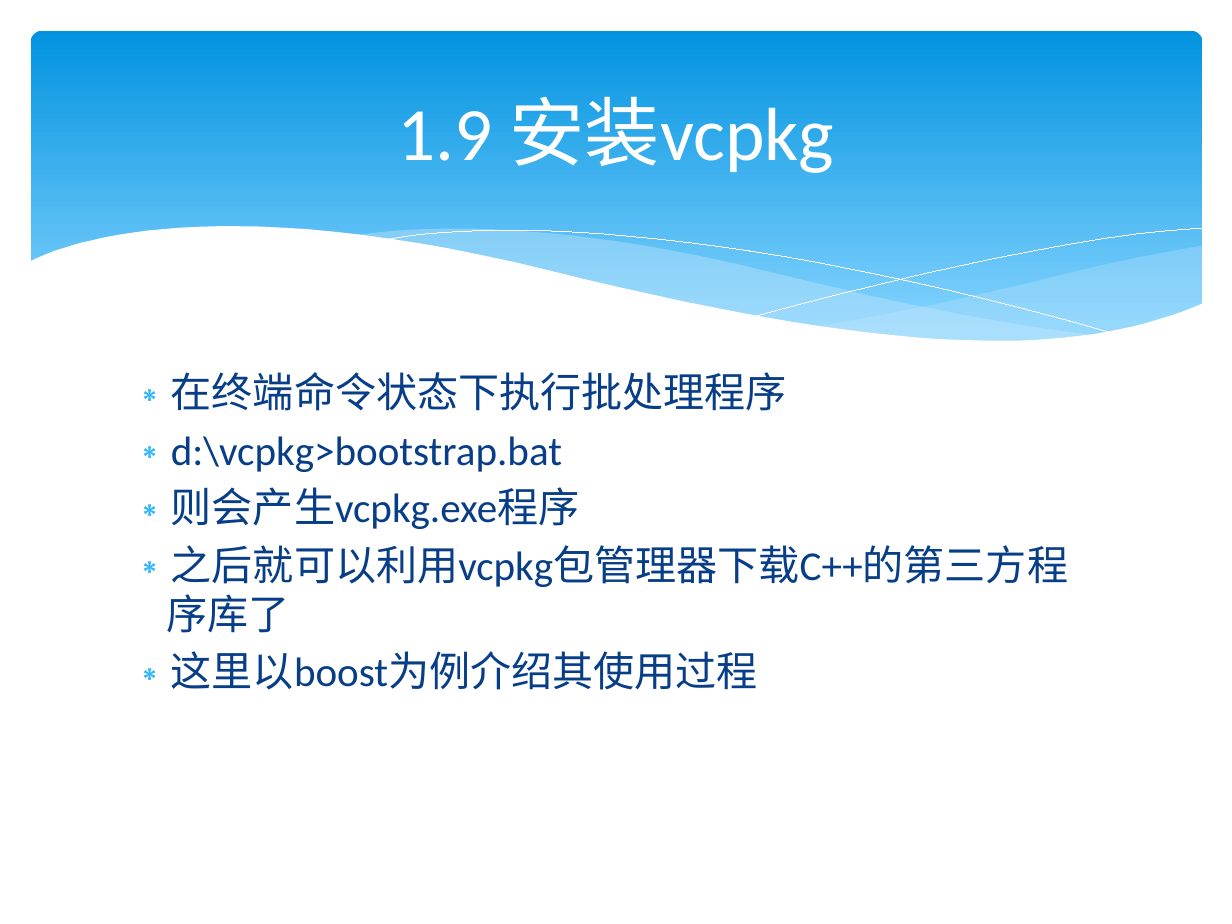
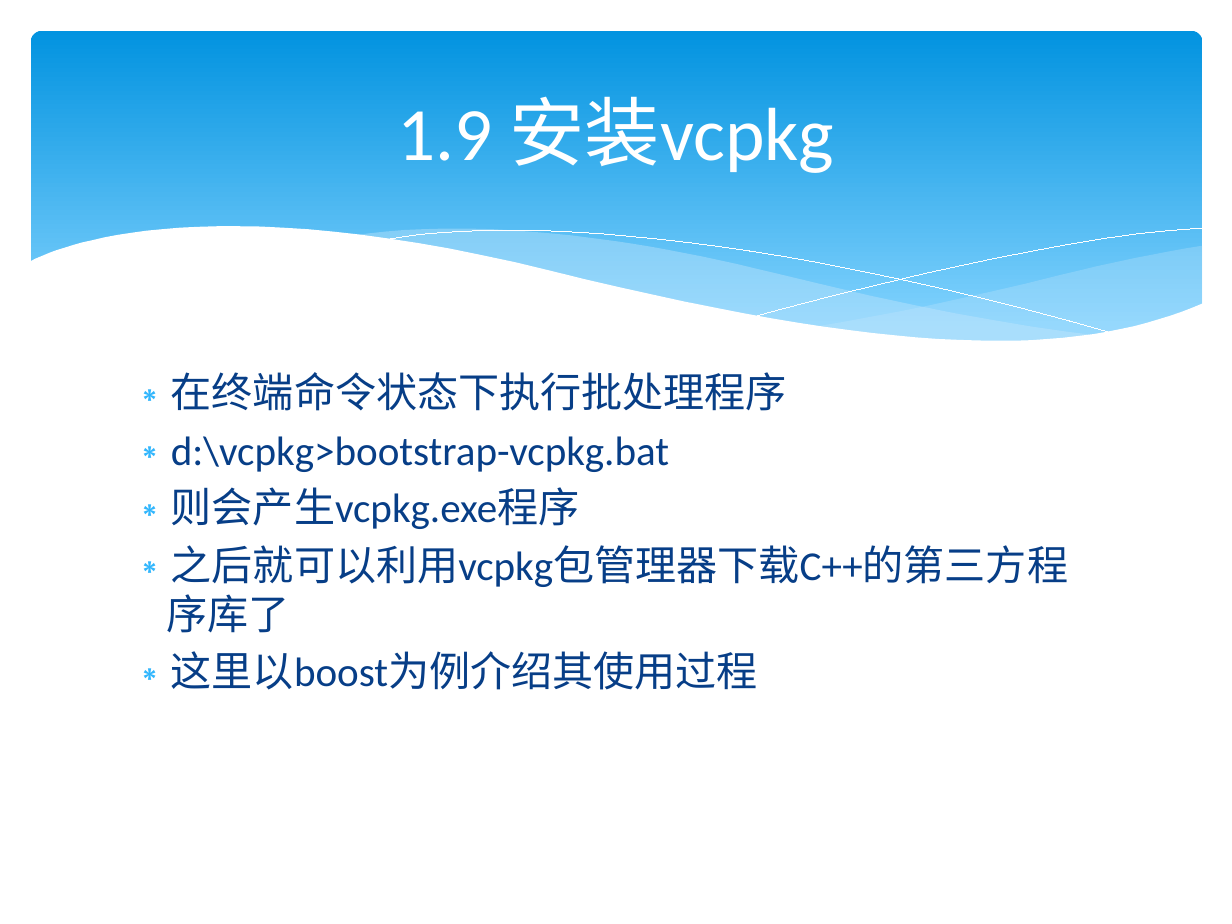
Before and after one commit to lamplight8/cpp, a slide deck: slide 65 of ppt/ch01_绪论_1.pptx. Drawn at 1232x924 pixels with LibreOffice and Linux fonts; fonts in the diff are those of the drawing. Boxes give left, top, right and bottom in pixels: in the first picture for what was removed or moved away, otherwise in the second. Text is boxed around its words. In the diff, an @@ line names an element or a change of style, - is before the commit and + after.

```diff
--- a/ppt/ch01_绪论_1.pptx
+++ b/ppt/ch01_绪论_1.pptx
@@ text at box(171, 436, 669, 472): text changed @@
-∗ d:\vcpkg>bootstrap.bat
+∗ d:\vcpkg>bootstrap-vcpkg.bat
```
Also in this commit, not shown: 1 other slide changed.
